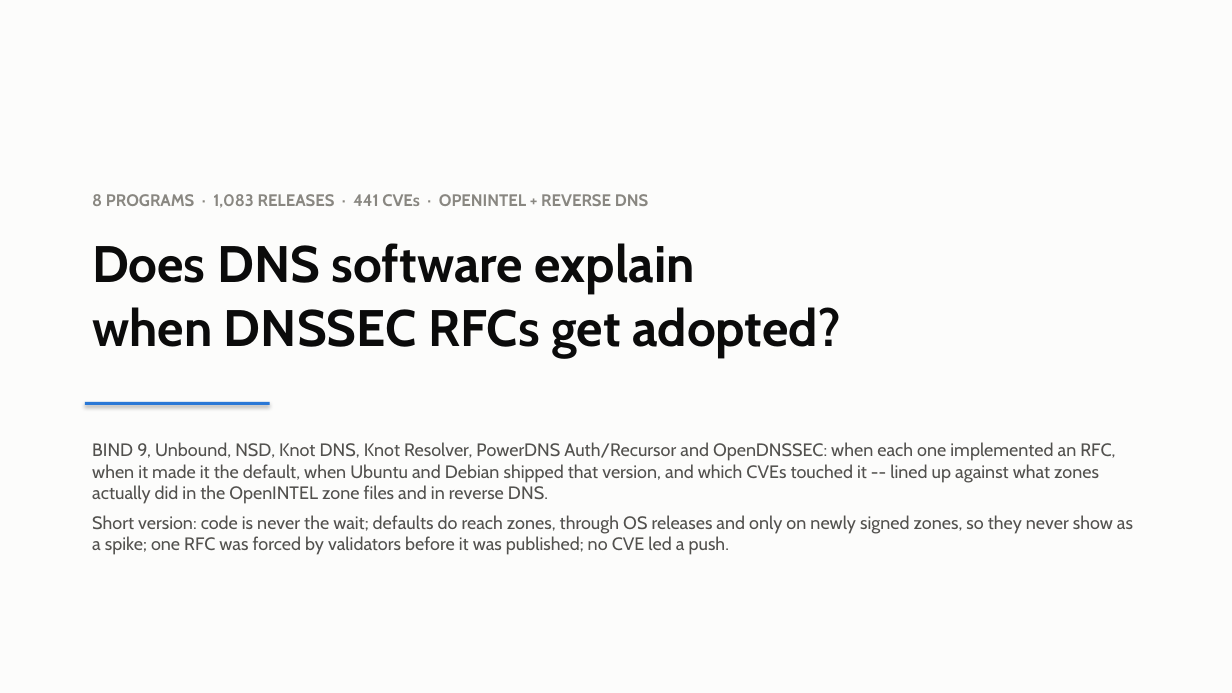
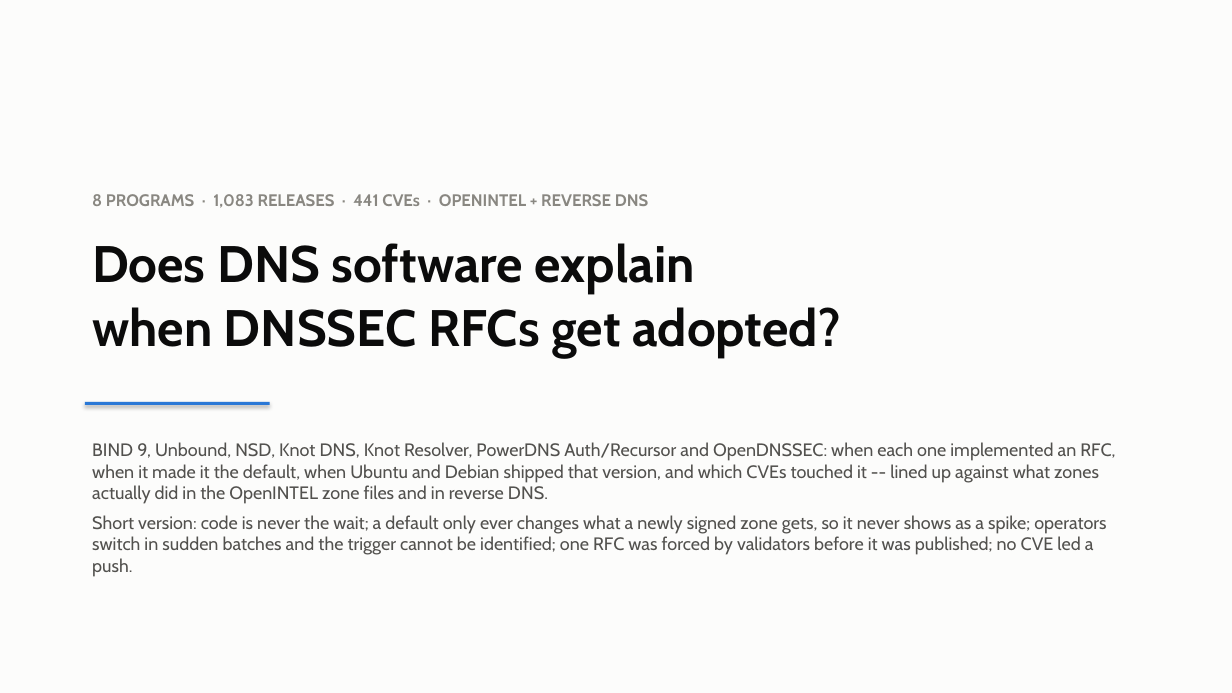
Before and after one commit to j776w781/rfc_adoption, a slide deck: slide 1 of out/analysis/dnssec_software_summary.pptx. Drawn at 1232x693 pixels with LibreOffice and Linux fonts; fonts in the diff are those of the drawing. Boxes give left, top, right and bottom in pixels: in the first picture for what was removed or moved away, otherwise in the second. Text is boxed around its words. In the diff, an @@ line names an element or a change of style, - is before the commit and + after.

```diff
--- a/out/analysis/dnssec_software_summary.pptx
+++ b/out/analysis/dnssec_software_summary.pptx
@@ text at [92, 515, 1106, 577]: text changed @@
-Short version: code is never the wait; defaults do reach zones, through OS releases and only on newly signed zones, so they never show as a spike; one RFC was forced by validators before it was published; no CVE led a push.
+Short version: code is never the wait; a default only ever changes what a newly signed zone gets, so it never shows as a spike; operators switch in sudden batches and the trigger cannot be identified; one RFC was forced by validators before it was published; no CVE led a push.
```
Also in this commit, not shown: 5 other slides changed, 8 other files.
